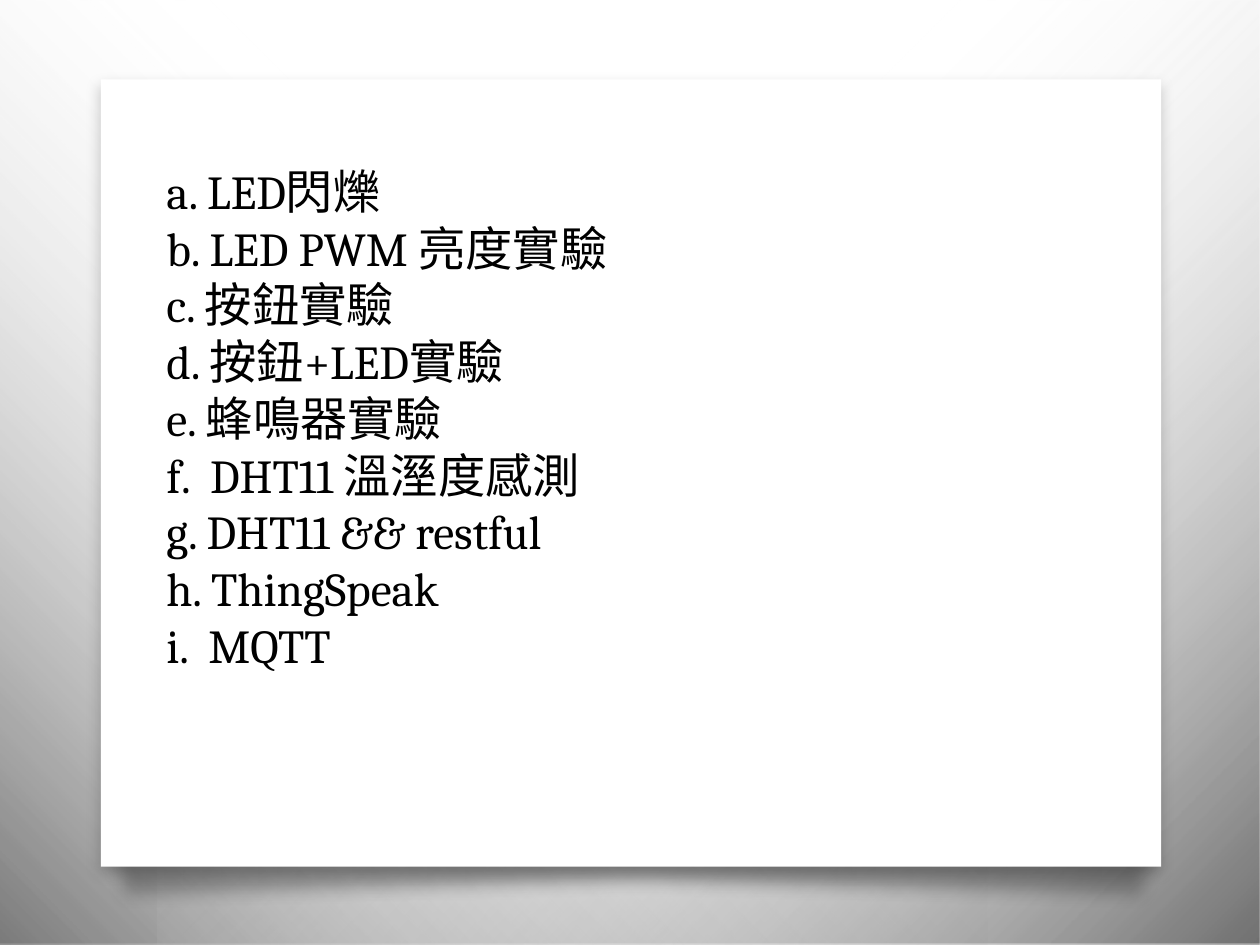
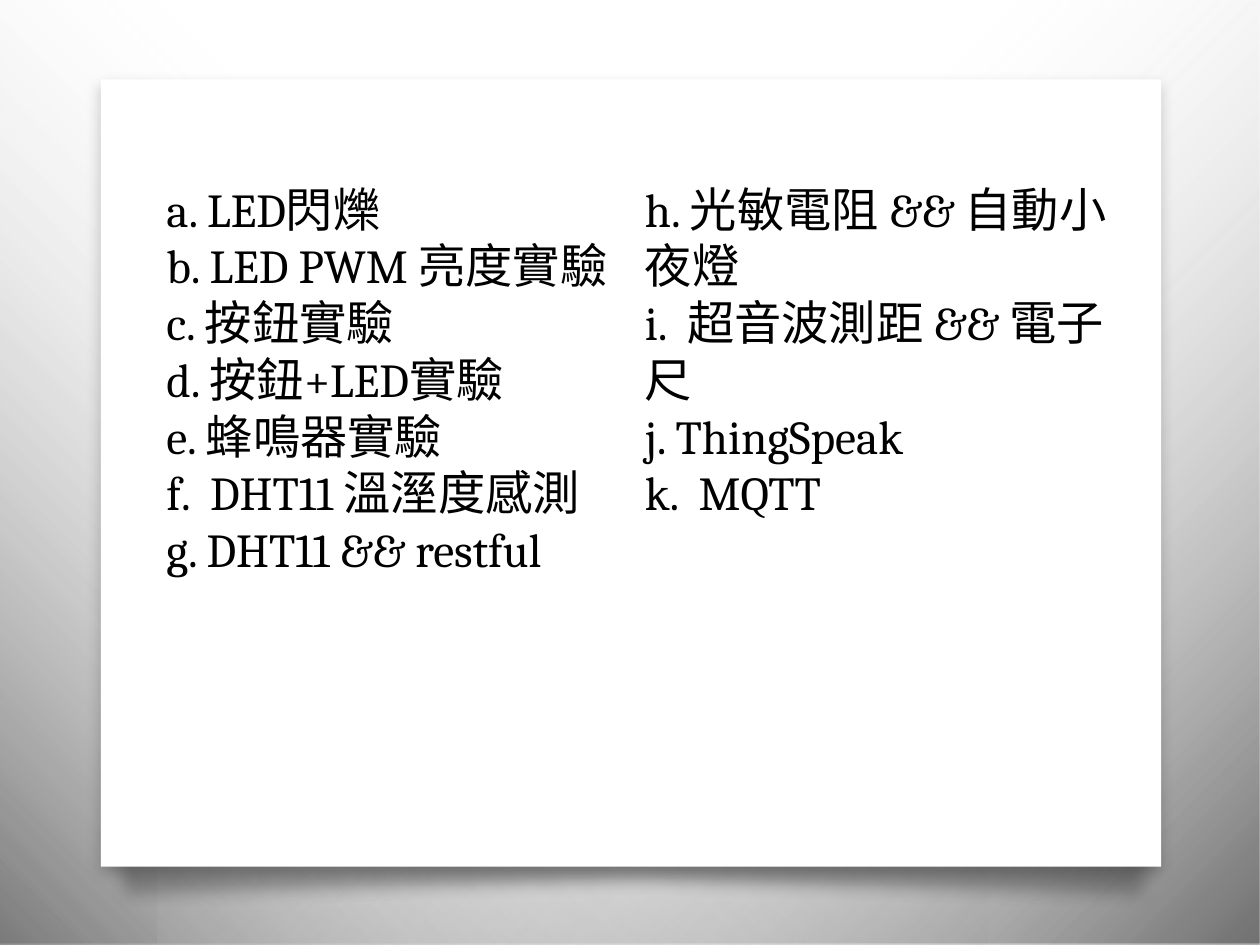
Before and after one commit to jumbokh/micropython_class, a slide deck: slide 3 of Micropython_20190511.pptx. Drawn at 1260x945 pixels with LibreOffice and Linux fonts; fonts in the diff are those of the drawing; background and template pictures are left out. Boxes give left, top, right and bottom in pixels: in the first picture for what was removed or moved away, otherwise in the second. Text is boxed around its words. In the diff, an @@ line names an element or a change of style, - is before the commit and + after.

Commit message:
uodate ppt

```diff
--- a/Micropython_20190511.pptx
+++ b/Micropython_20190511.pptx
@@ title at [166, 187, 1107, 577]: text changed @@
-a. LED閃爍
-b. LED PWM 亮度實驗
-c. 按鈕實驗
-d. 按鈕+LED實驗
-e. 蜂鳴器實驗
-f. DHT11 溫溼度感測
-g. DHT11 && restful
-h. ThingSpeak
-i. MQTT
+a. LED閃爍
+b. LED PWM 亮度實驗
+c. 按鈕實驗
+d. 按鈕+LED實驗
+e. 蜂鳴器實驗
+f. DHT11 溫溼度感測
+g. DHT11 && restful
+h. 光敏電阻 && 自動小夜燈
+i. 超音波測距 && 電子尺
+j. ThingSpeak
+k. MQTT
```
